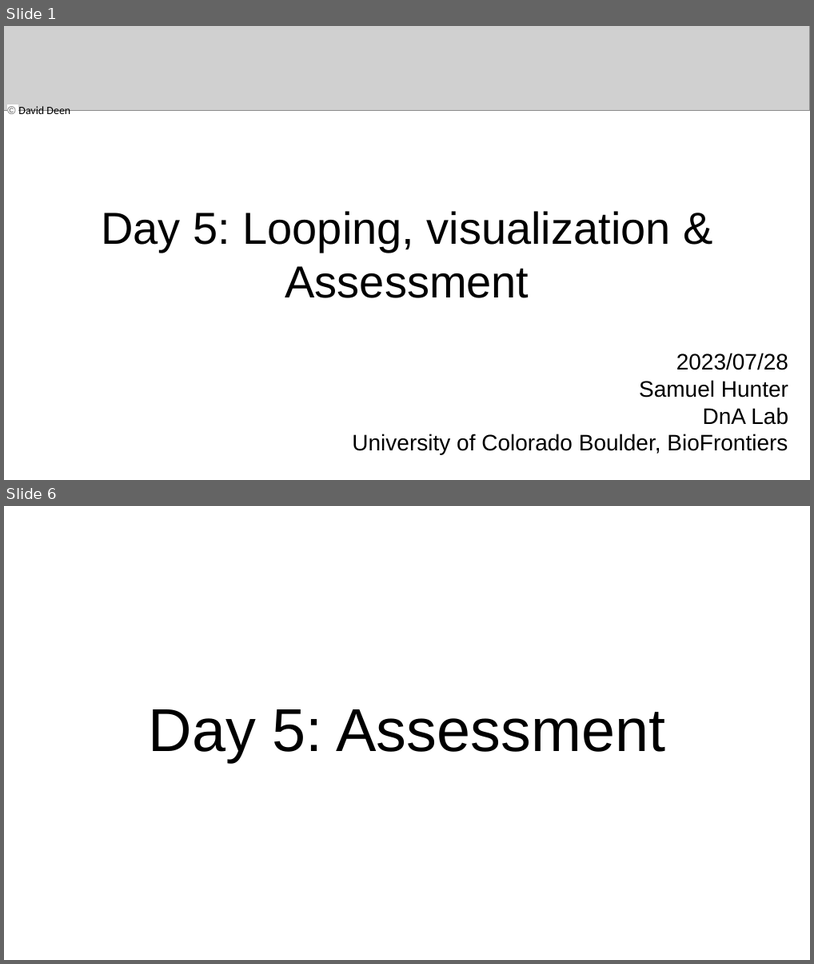
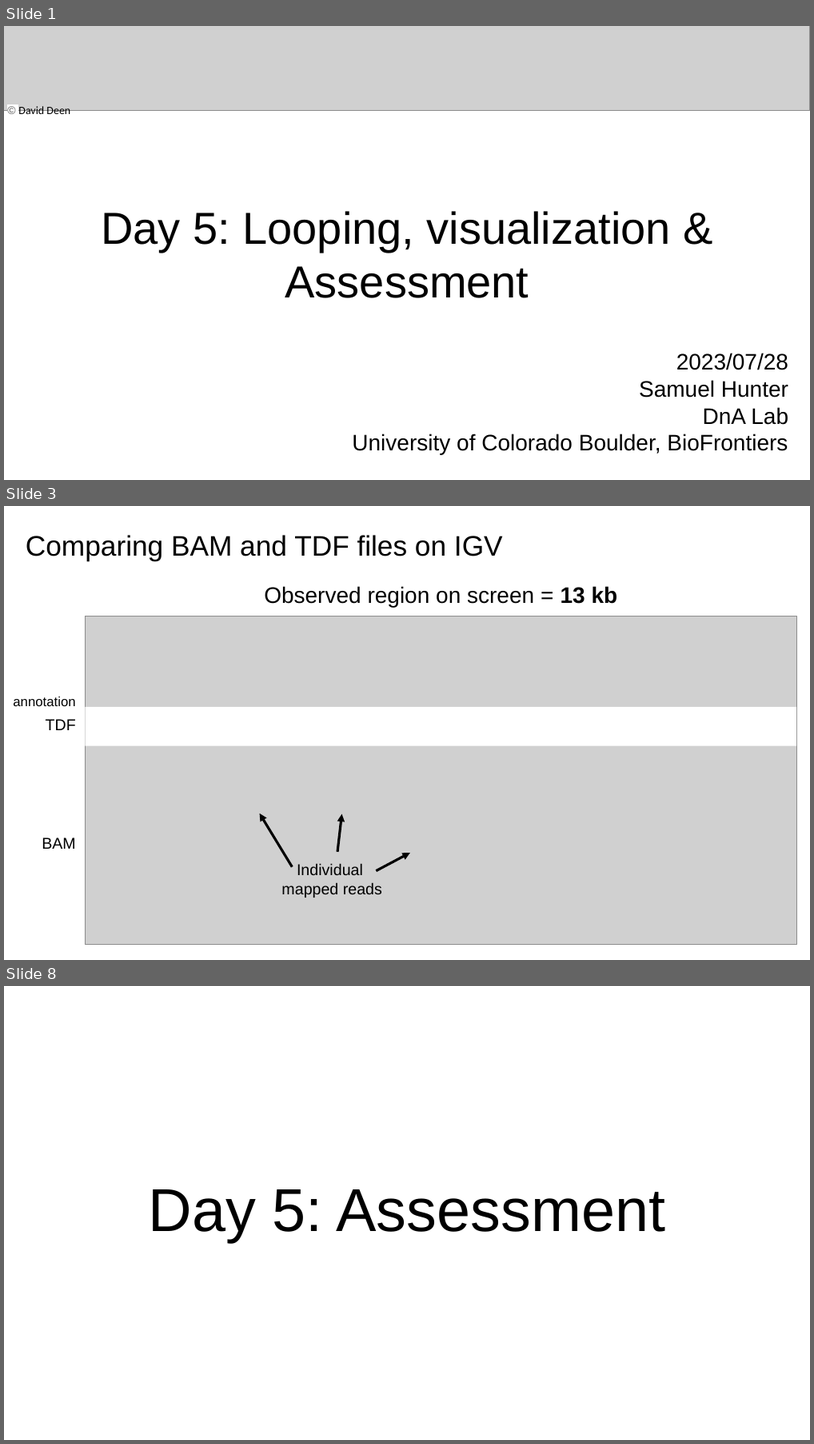
Before and after one commit to Dowell-Lab/srworkshop, a slide deck: day05/slides/Day5_slides.pptx. Shown one above the other, each under a label of ours: slides 1 and 6 before the commit, slides 1, 3 and 8 after it; the slides between them are not shown. The pictures are 814x964 and 814x1444 pixels, drawn with LibreOffice and Linux fonts; fonts in the diff are those of the drawing; grey boxes stand for pictures. Boxes give left, top, right and bottom in pixels: in the first picture for what was removed or moved away, otherwise in the second. Text is boxed around its words. In the diff, an @@ line names an element or a change of style, - is before the commit and + after.

```diff
--- a/day05/slides/Day5_slides.pptx
+++ b/day05/slides/Day5_slides.pptx
@@ slide 3 added at bbox=[4, 506, 810, 960], background #FFFFFF @@
@@ title added at bbox=[26, 535, 503, 560], 25.2 pt, text #000000 @@
+Comparing BAM and TDF files on IGV
@@ text added at bbox=[264, 586, 618, 607], 20 pt, text #000000 @@
+Observed region on screen = 13 kb
@@ picture added at bbox=[86, 616, 798, 944] @@
@@ text added at bbox=[13, 696, 75, 706], 12 pt, text #000000 @@
+annotation
@@ text added at bbox=[46, 719, 76, 730], 14 pt, text #000000 @@
+TDF
@@ rectangle added at bbox=[86, 707, 798, 745], fill #FFFFFF @@
@@ arrow added from (292, 867) to (260, 813), #000000 2.25 pt @@
@@ arrow added from (338, 851) to (342, 814), #000000 2.25 pt @@
@@ text added at bbox=[42, 837, 75, 848], 14 pt, text #000000 @@
+BAM
@@ text added at bbox=[282, 863, 382, 897], 14 pt, text #000000 @@
+Individual
+mapped reads
@@ arrow added from (377, 871) to (410, 852), #000000 2.25 pt @@
@@ what was slide 6 is now slide 8 @@
```
Also in this commit, not shown: 4 slides changed, 1 other slide added, 1 other file.
